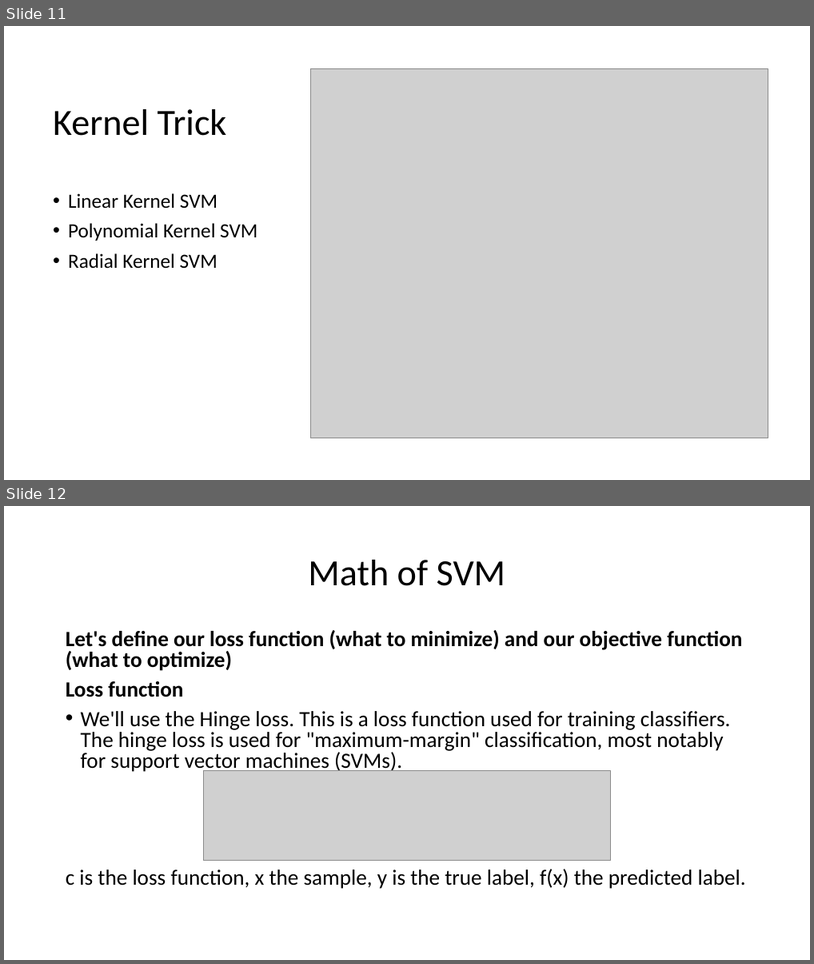
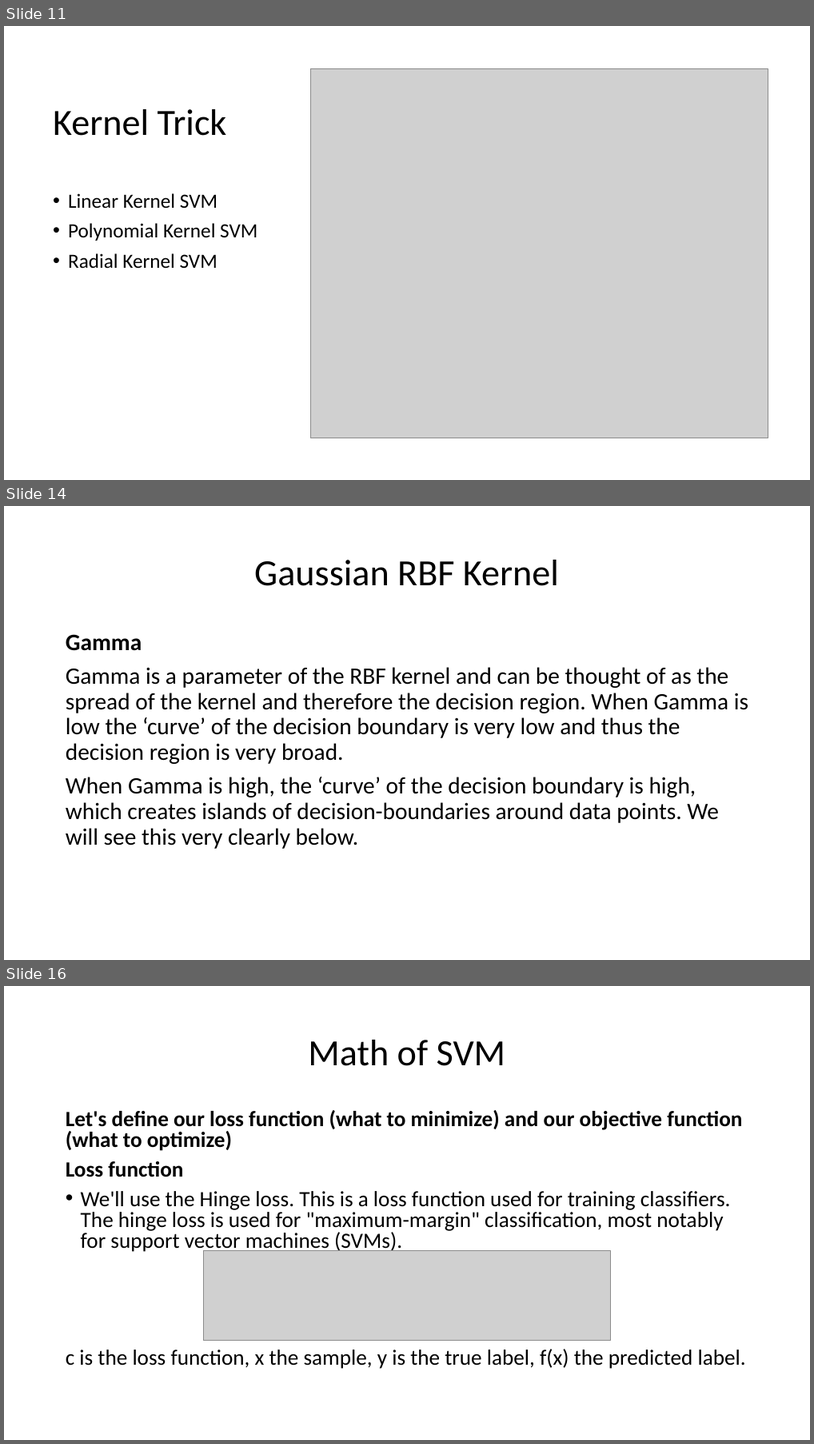
Before and after one commit to ravi4all/MachineLearning_JuneRegular, a slide deck: SVM/SupportVectorMachines.pptx. Shown one above the other, each under a label of ours: slides 11 and 12 before the commit, slides 11, 14 and 16 after it; the slides between them are not shown. The pictures are 814x964 and 814x1444 pixels, drawn with LibreOffice and Linux fonts; fonts in the diff are those of the drawing; grey boxes stand for pictures. Boxes give left, top, right and bottom in pixels: in the first picture for what was removed or moved away, otherwise in the second. Text is boxed around its words. In the diff, an @@ line names an element or a change of style, - is before the commit and + after.

```diff
--- a/SVM/SupportVectorMachines.pptx
+++ b/SVM/SupportVectorMachines.pptx
@@ slide 14 added at (4,506,810,960), background #FFFFFF @@
@@ title added at (254,560,559,586), 44 pt, text #000000 @@
+Gaussian RBF Kernel
@@ text added at (66,634,749,848), 28 pt, text #000000 @@
+Gamma
+Gamma is a parameter of the RBF kernel and can be thought of as the spread of the kernel and therefore the decision region. When Gamma is low the ‘curve’ of the decision boundary is very low and thus the decision region is very broad.
+When Gamma is high, the ‘curve’ of the decision boundary is high, which creates islands of decision-boundaries around data points. We will see this very clearly below.
@@ what was slide 12 is now slide 16 @@
```
Also in this commit, not shown: 3 other slides added, 5 other files.
